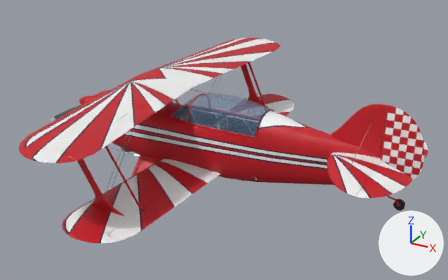
An edit to the glTF model unity/Assets/_Project/Resources/Models/pitts-s2b-like/pitts-s2b-like-own-checker-unmarked.glb, drawn before and after from the same camera.
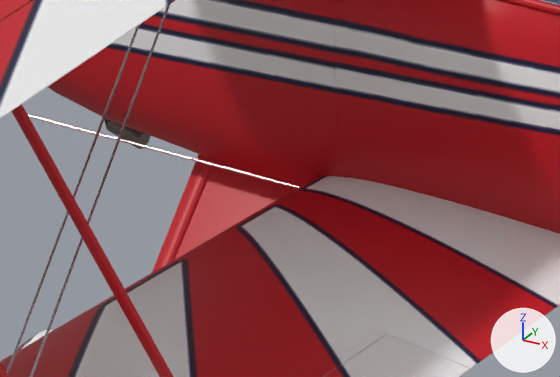
The first picture shows the older version from a 50 mm lens placed at (5.05, -7.54, 3.62), pointed at (0.9, 0.01, -0.15). The close-ups show the older and then the newer version on the part from 23% to 46% of the width and 45% to 70% of the height of that picture. Only the edits that show in the close-ups are written down. Every picture has the same lights, and +X, +Y and +Z are marked at lower right.

The first close-up shows 'Aileron_LL', 'Aileron_UL', 'Exhaust', 'Fuselage_Painted', 'Gear_Fairing', 'Gear_Main', 'Strut_Slave_L', 'Wing_Lower', 'Wire_Bracing' and 5 more.
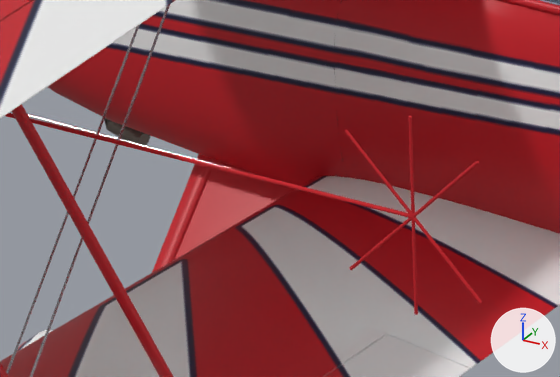
Where the change shows, as pixel boxes (x1, y1, x2, y2) in the close-ups (560 x 377 px):
'Sight_L_Support1', added: after (5, 113, 412, 218)
'Sight_L_Minus45', added: after (344, 129, 482, 304)
'Sight_L_Vertical', added (red): after (408, 116, 418, 315)
'Sight_L_Plus45', added: after (350, 161, 479, 270)

The change in detail:
Material 'Sight_Red' (mat_sight_red) is new.
Its base color is (0.578, 0.009, 0.017) (red #c81823).
Its roughness is 0.9.
Mesh me_sight_l_support1 is new.
It has 32 vertices, 60 faces and spans x 0.07..1.314, y -1.857..-1.847, z 0.296..0.306.
It uses material mat_sight_red (red #c81823).
Mesh me_sight_l_minus45 is new.
It has 32 vertices, 60 faces and spans x 1.134..1.494, y -1.856..-1.848, z 0.121..0.48.
It uses material mat_sight_red (red #c81823).
Mesh me_sight_l_plus45 is new.
It has 32 vertices, 60 faces and spans x 1.134..1.494, y -1.856..-1.848, z 0.121..0.48.
It uses material mat_sight_red (red #c81823).
Mesh me_sight_l_vertical is new.
It has 32 vertices, 60 faces and spans x 1.31..1.318, y -1.856..-1.848, z 0.05..0.551.
It uses material mat_sight_red (red #c81823).
Object 'Sight_L_Support1' (ob_sight_l_support1) is new; it shows me_sight_l_support1.
Its location is (0.0, 0.0, 0.0).
Object 'Sight_L_Minus45' (ob_sight_l_minus45) is new; it shows me_sight_l_minus45.
Its location is (0.0, 0.0, 0.0).
Object 'Sight_L_Plus45' (ob_sight_l_plus45) is new; it shows me_sight_l_plus45.
Its location is (0.0, 0.0, 0.0).
Object 'Sight_L_Vertical' (ob_sight_l_vertical) is new; it shows me_sight_l_vertical.
Its location is (0.0, 0.0, 0.0).
